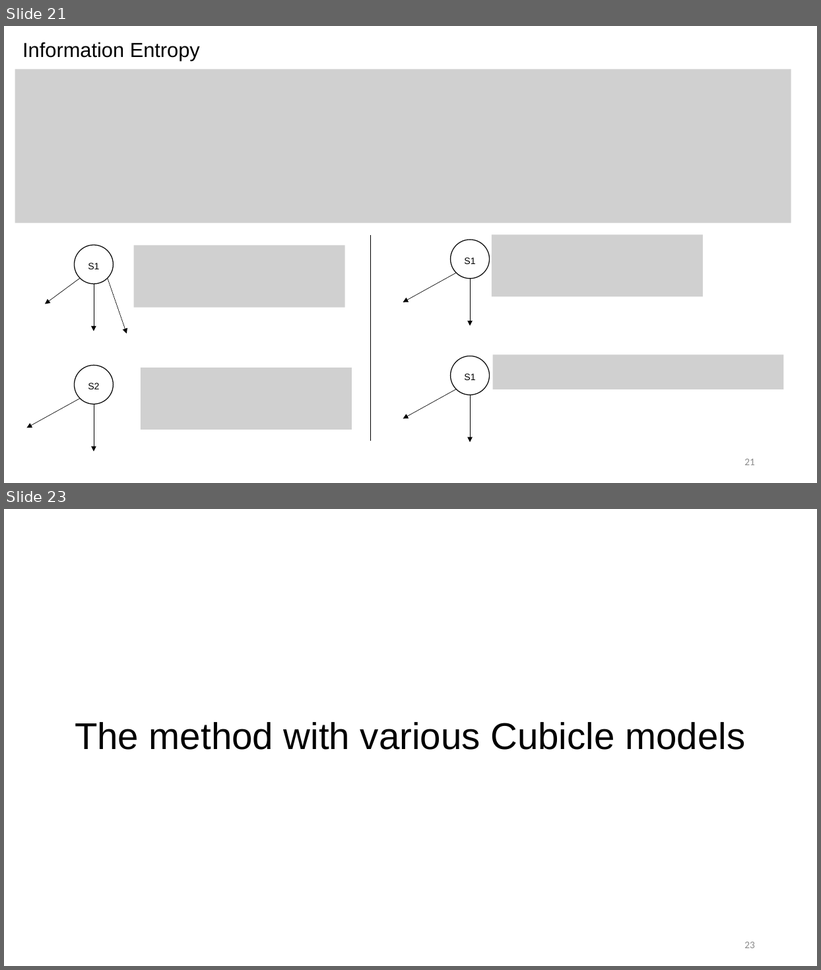
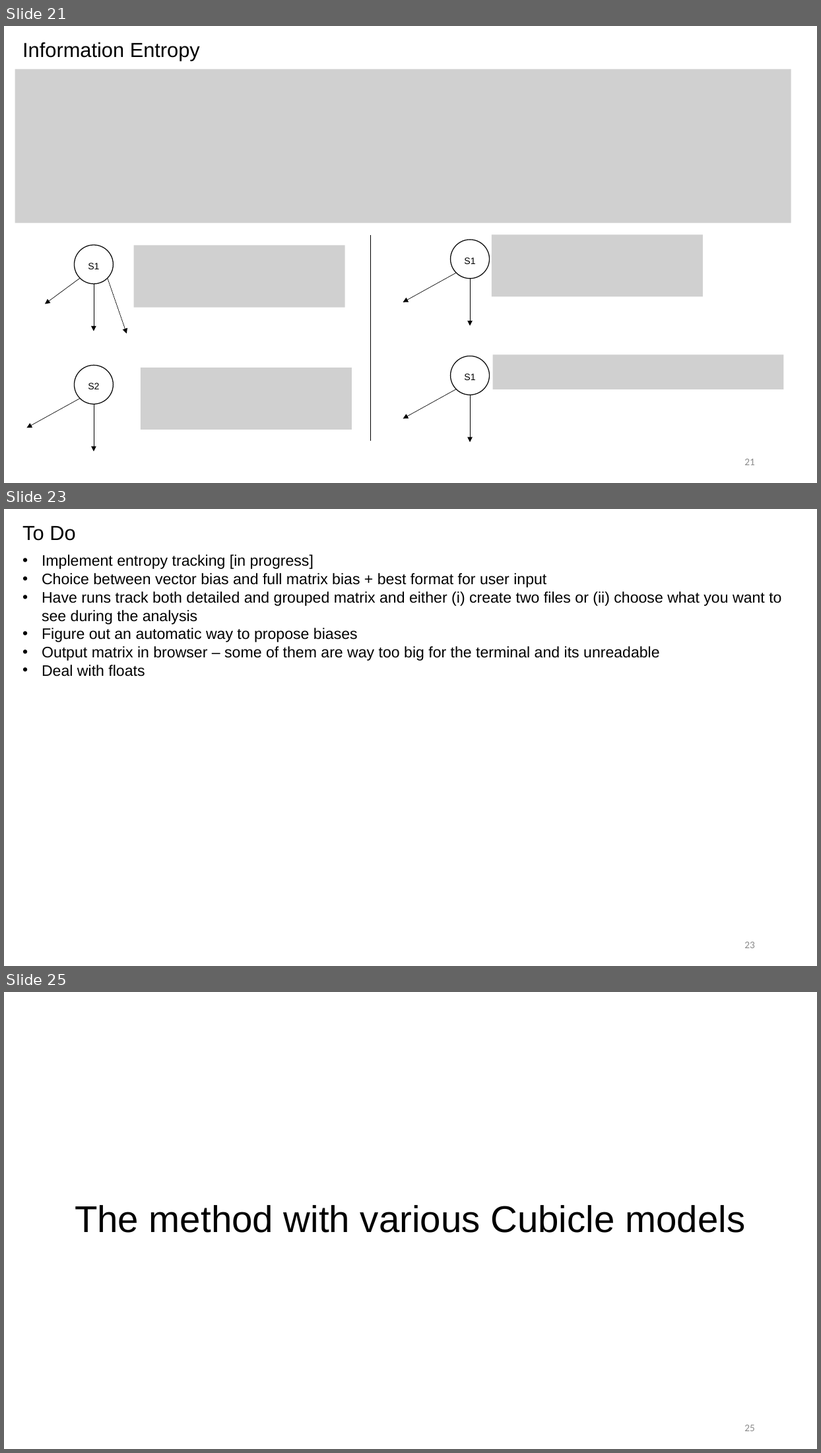
Before and after one commit to cubicle-model-checker/cubicle, a slide deck: mcmc_method.pptx. Shown one above the other, each under a label of ours: slides 21 and 23 before the commit, slides 21, 23 and 25 after it; the slides between them are not shown. The pictures are 821x970 and 821x1453 pixels, drawn with LibreOffice and Linux fonts; fonts in the diff are those of the drawing; grey boxes stand for pictures. Boxes give left, top, right and bottom in pixels: in the first picture for what was removed or moved away, otherwise in the second. Text is boxed around its words. In the diff, an @@ line names an element or a change of style, - is before the commit and + after.

```diff
--- a/mcmc_method.pptx
+++ b/mcmc_method.pptx
@@ slide 23 added at (4,509,817,966), background #FFFFFF @@
@@ text added at (22,525,75,541), 24 pt, text #000000 @@
+To Do
@@ text added at (42,555,781,677), 18 pt, text #000000 @@
+• Implement entropy tracking [in progress]
+• Choice between vector bias and full matrix bias + best format for user input
+• Have runs track both detailed and grouped matrix and either (i) create two files or (ii) choose what you want to see during the analysis
+• Figure out an automatic way to propose biases
+• Output matrix in browser – some of them are way too big for the terminal and its unreadable
+• Deal with floats
@@ page number added at (745,942,755,949), 12 pt, text #8C8C8C @@
+23
@@ what was slide 23 is now slide 25 @@
@@ page number at (745,1425,755,1432): text changed @@
-23
+25
```
Also in this commit, not shown: 3 slides changed, 4 other slides added, 1 other file.
